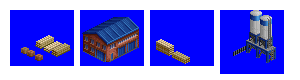
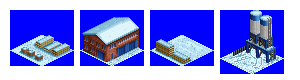
Layer changes from the first 300×80 image to the second:
showed "snow" over [10, 10, 284, 74]
